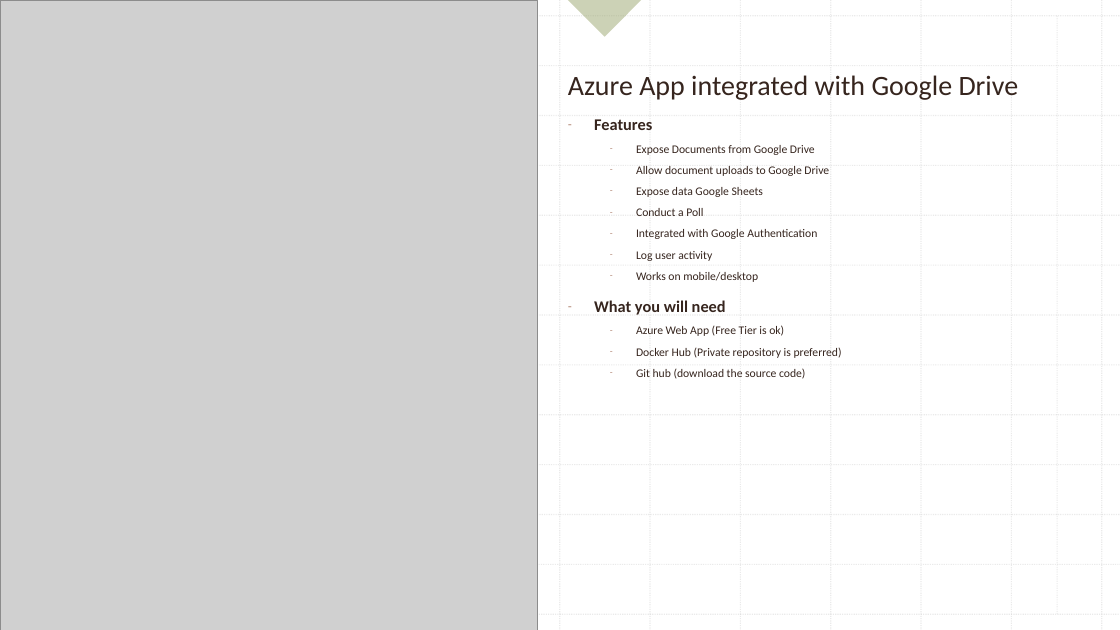
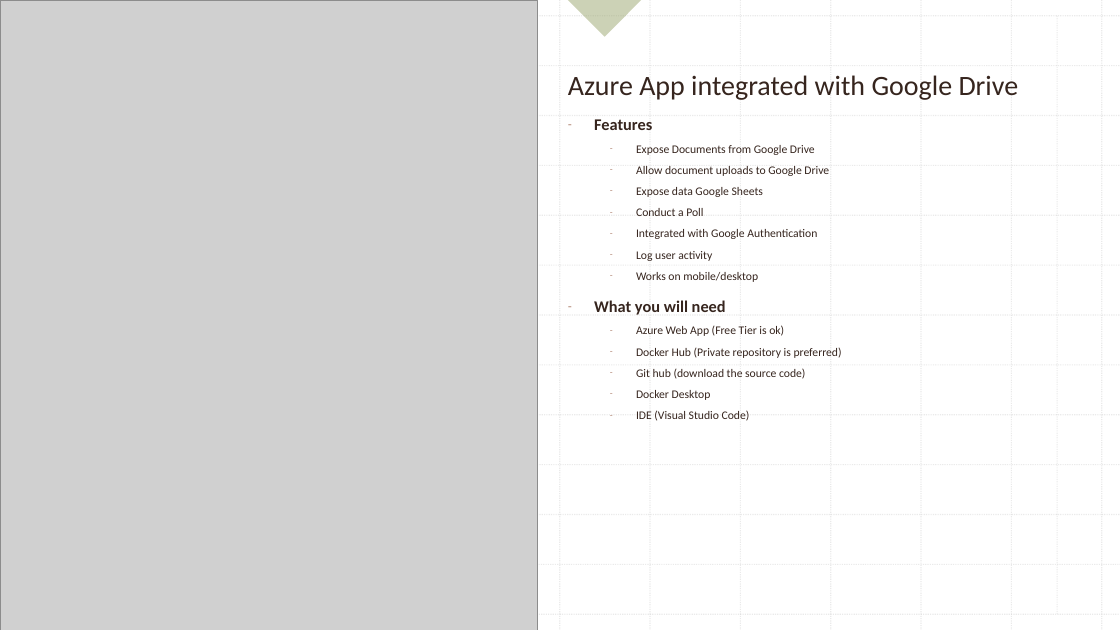
Before and after one commit to mahendrachandrasekhar/SocietyApp, a slide deck: slide 1 of Setting up the Society App.pptx. Drawn at 1120x630 pixels with LibreOffice and Linux fonts; fonts in the diff are those of the drawing; grey boxes stand for pictures. Boxes give left, top, right and bottom in pixels: in the first picture for what was removed or moved away, otherwise in the second. Text is boxed around its words. In the diff, an @@ line names an element or a change of style, - is before the commit and + after.

```diff
--- a/Setting up the Society App.pptx
+++ b/Setting up the Society App.pptx
@@ subtitle at <box>636,390,750,421</box>: paragraphs added @@
+  – Docker Desktop
+  – IDE (Visual Studio Code)
```
Also in this commit, not shown: 1 other slide changed, 3 other files.
